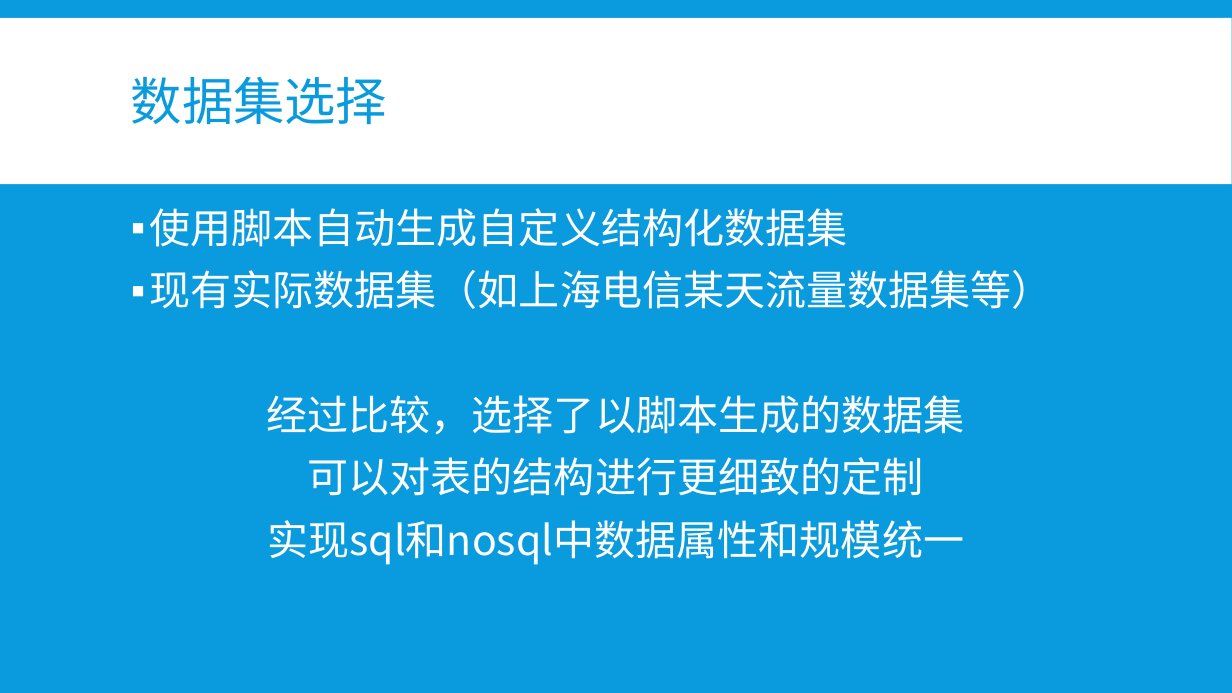
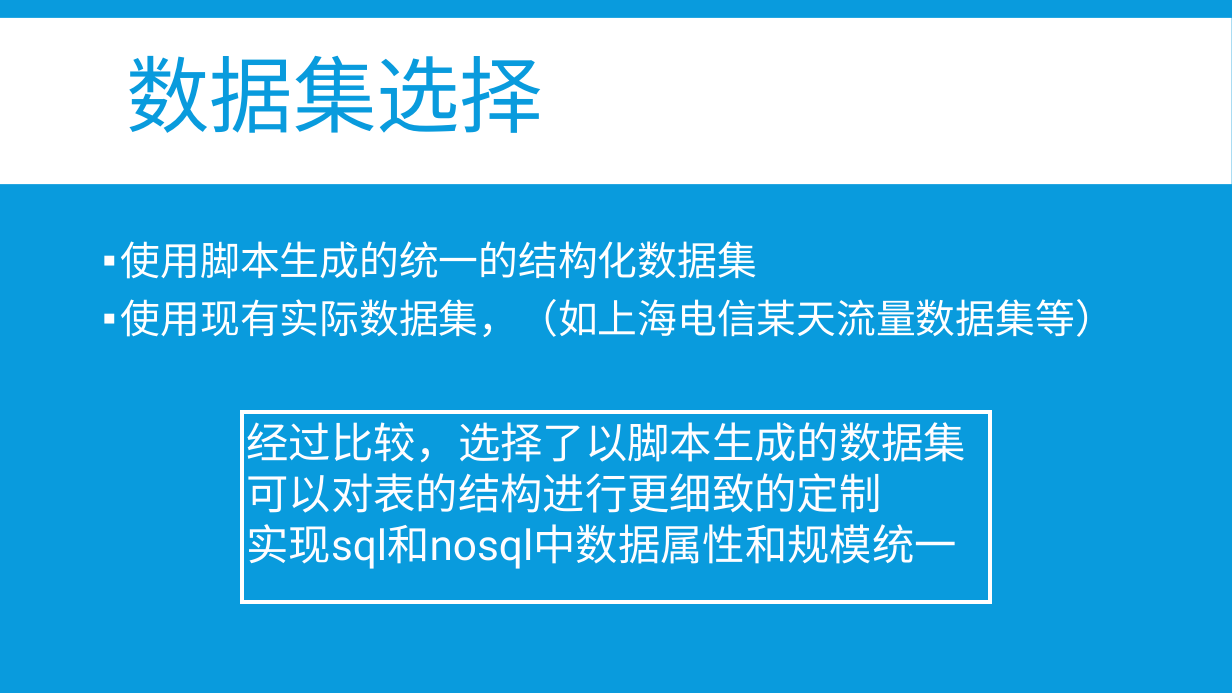
Before and after one commit to b4ubles/PCBNS, a slide deck: slide 10 of doc/NoSQL vs SQL.pptx. Drawn at 1232x693 pixels with LibreOffice and Linux fonts; fonts in the diff are those of the drawing. Boxes give left, top, right and bottom in pixels: in the first picture for what was removed or moved away, otherwise in the second. Text is boxed around its words. In the diff, an @@ line names an element or a change of style, - is before the commit and + after.

```diff
--- a/doc/NoSQL vs SQL.pptx
+++ b/doc/NoSQL vs SQL.pptx
@@ title "数据集选择" at bbox=[126, 56, 543, 133]: size 40 to 65 pt, font Cabin to Roboto @@
@@ text "使用脚本生成的统一的结构化数据集" at bbox=[121, 241, 1115, 337]: vertical alignment top to middle @@
@@ text at bbox=[121, 241, 1115, 337]: text changed; size 32 to 31 pt; font Noto Sans CJK SC to Roboto @@
-▪ 使用脚本自动生成自定义结构化数据集
-▪ 现有实际数据集（如上海电信某天流量数据集等）
-经过比较，选择了以脚本生成的数据集
-可以对表的结构进行更细致的定制
-实现sql和nosql中数据属性和规模统一
+▪ 使用脚本生成的统一的结构化数据集
+▪ 使用现有实际数据集，（如上海电信某天流量数据集等）
@@ rectangle added at bbox=[242, 412, 991, 603], outline #FFFFFF 3 pt, 33 pt, text #FEFDFF @@
+经过比较，选择了以脚本生成的数据集
+可以对表的结构进行更细致的定制
+实现sql和nosql中数据属性和规模统一
```
Also in this commit, not shown: 26 other slides changed, 12 slides added, 3 slides removed.
